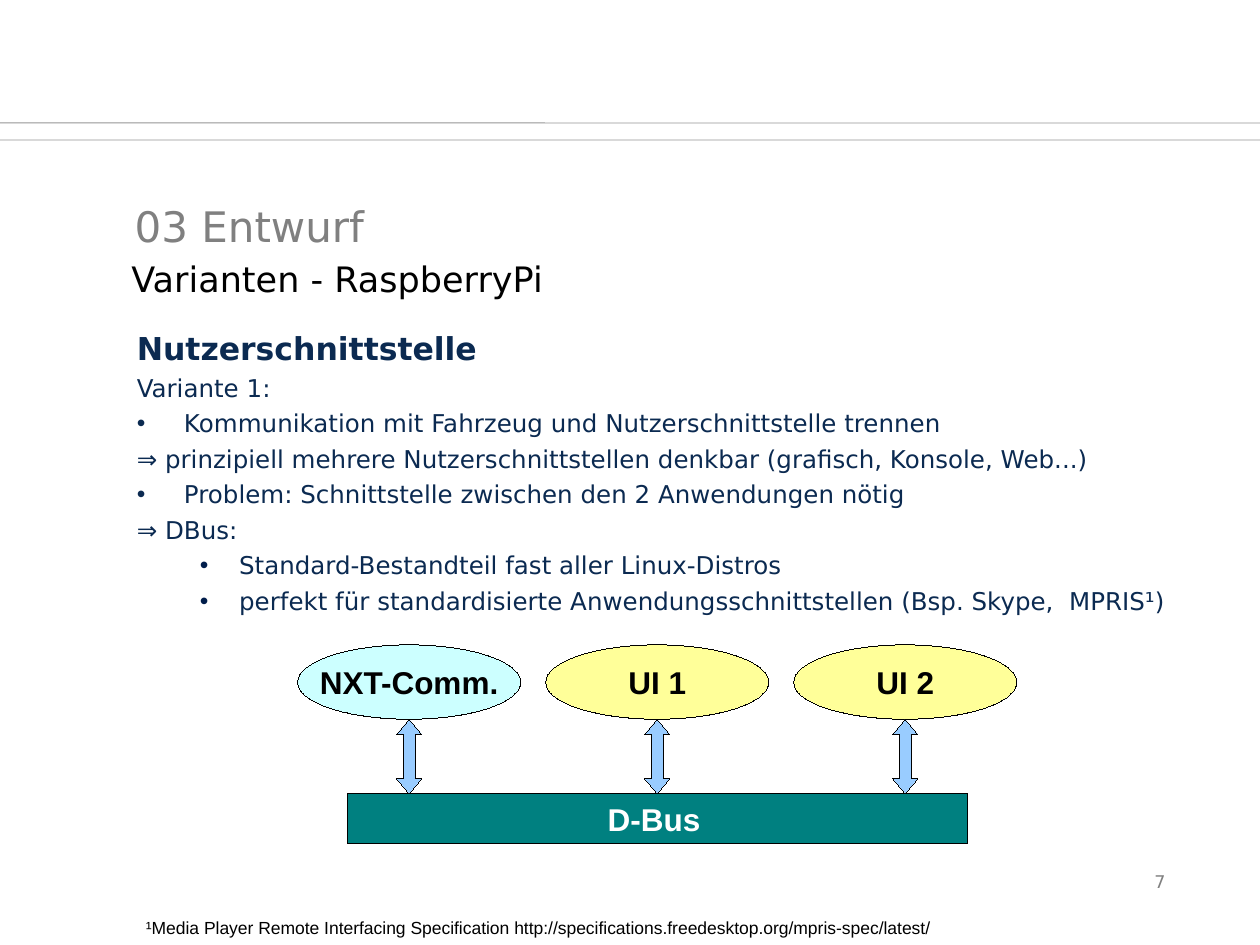
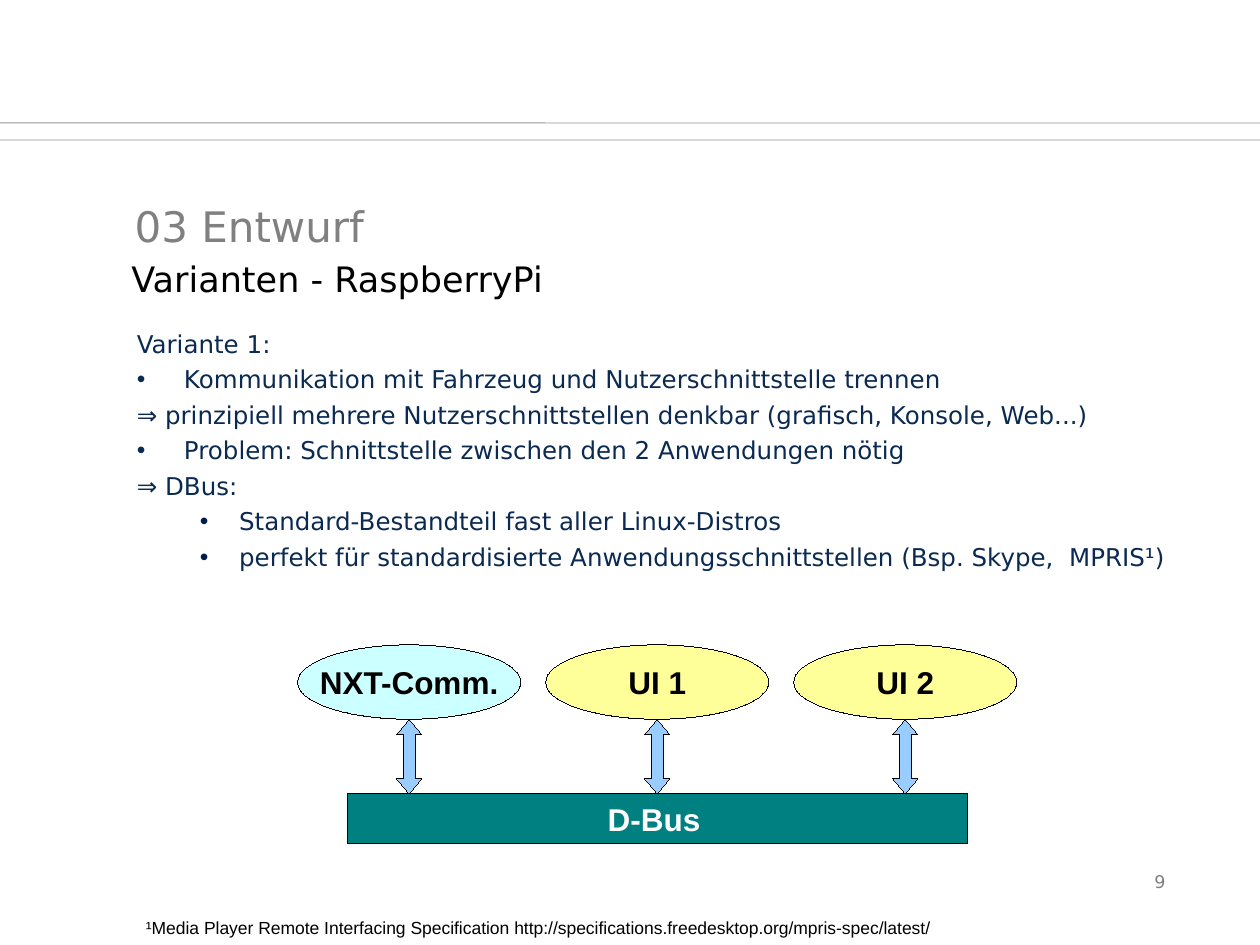
Before and after one commit to SaSteDD/ees_StegStef, a slide deck: slide 9 of präsi/btwf.odp (slide 7 before the commit). Drawn at 1260x945 pixels with LibreOffice and Linux fonts; fonts in the diff are those of the drawing; background and template pictures are left out. Boxes give left, top, right and bottom in pixels: in the first picture for what was removed or moved away, otherwise in the second. Text is boxed around its words. In the diff, an @@ line names an element or a change of style, - is before the commit and + after.

```diff
--- a/präsi/btwf.odp
+++ b/präsi/btwf.odp
@@ text at box(137, 336, 477, 361): paragraph removed @@
-Nutzerschnittstelle
@@ text at box(137, 334, 271, 354): more space between paragraphs @@
@@ page number at box(1154, 875, 1165, 888): text changed @@
-7
+9
```
Also in this commit, not shown: 10 other slides changed, 5 slides added, 2 slides removed, 11 other files.
